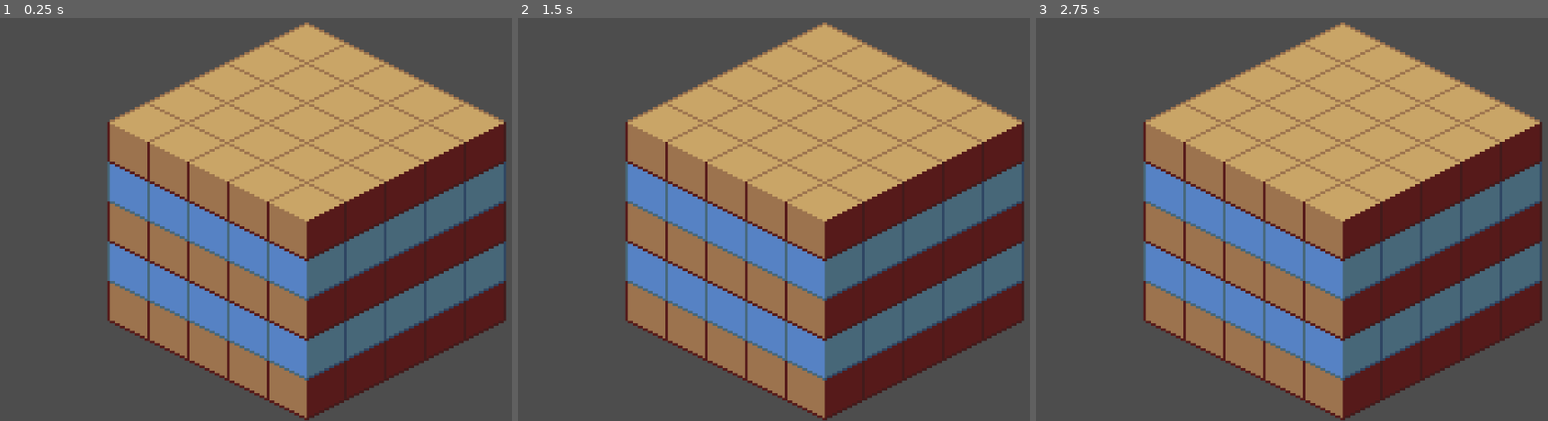
Above: before the commit, frames 1-3 (left to right).
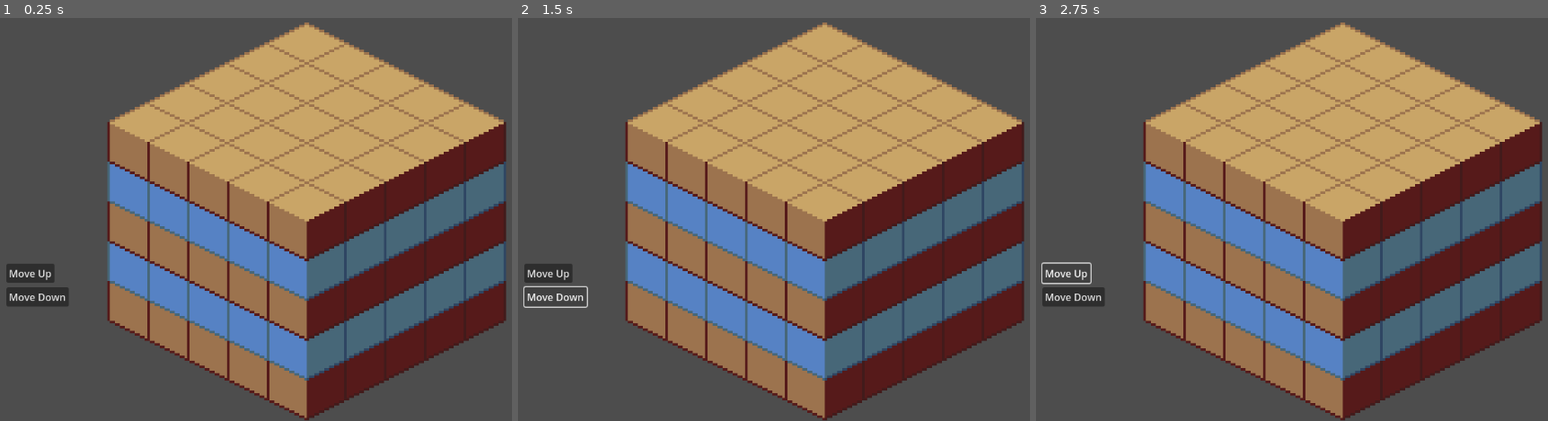
Above: after the commit, the same moments.

Repository: austin226/godot-isometric-demo
Game: Godot game, scene res://level.tscn
Same seed, same stepped clock (60 frames per second), same inputs: the game is played once before the commit and once after it.
Inputs (mouse positions are in pixels of both pictures, inside the frame that each line leads up to):
- Up to frame 1 (0.25 s): no input
- Up to frame 2 (1.5 s): click (548, 271) at 0.5 s, where only the run after the commit has a clickable "Move Up"; click (553, 296) at 1.25 s, where only the run after the commit has a clickable "Move Down"
- Up to frame 3 (2.75 s): click (1066, 271) at 2 s, where only the run after the commit has a clickable "Move Up"

The runs differ from the first frame. In frame 1, 0.9% of the frame differs, in the area x 1-14%, y 61-72%; in frame 2, 0.6%; in frame 3, 0.7%.

Commit message:
Rename ground to grid layer

Diff:
--- a/grid/ground.tscn
+++ b/grid/ground.tscn
@@ -1,13 +1,13 @@
 [gd_scene load_steps=5 format=3 uid="uid://canaeesa8apf4"]
 
-[ext_resource type="Script" path="res://grid/ground.gd" id="1_p1m32"]
+[ext_resource type="Script" path="res://grid/layer.gd" id="1_dfc1g"]
 [ext_resource type="Script" path="res://grid/tile.gd" id="2_alf6n"]
 [ext_resource type="PackedScene" uid="uid://ibf7k461ntik" path="res://grid/tile.tscn" id="3_x13mq"]
 [ext_resource type="Texture2D" uid="uid://fd3e3whx7vvv" path="res://sprite/floor1.png" id="4_tiqo7"]
 
 [node name="Ground" type="Node2D"]
 texture_filter = 1
-script = ExtResource("1_p1m32")
+script = ExtResource("1_dfc1g")
 width = 5
 height = 5
 
--- a/grid/ground.gd
+++ b/grid/layer.gd
@@ -1,5 +1,5 @@
 @tool
-class_name Ground extends Node2D
+class_name GridLayer extends Node2D
 
 @export_range(0, 20) var width: int = 1
 @export_range(0, 20) var height: int = 1
--- a/grid/tile.gd
+++ b/grid/tile.gd
@@ -13,7 +13,6 @@
 
 func _ready():
 	_update_position()
-	print(">%s ready" % self)
 
 func _init(init_latitude: int = 0, init_longitude: int = 0, init_elevation: int = 0) -> void:
 	_latitude = init_latitude
@@ -49,4 +48,3 @@
 	var pos_vector3 = coord.to_vector3()
 	position = Vector2(pos_vector3.x, pos_vector3.y)
 	z_index = pos_vector3.z
-	print("%s is at position %s"  % [self, position])
--- a/level.tscn
+++ b/level.tscn
@@ -9,21 +9,40 @@
 [node name="Camera2D" type="Camera2D" parent="."]
 position = Vector2(0, -259)
 
-[node name="Ground" parent="." instance=ExtResource("1_kagpb")]
+[node name="Grid" type="Node2D" parent="."]
+
+[node name="Ground" parent="Grid" instance=ExtResource("1_kagpb")]
 tile_prefab = ExtResource("2_btldw")
 
-[node name="Floor1" parent="." instance=ExtResource("1_kagpb")]
+[node name="Floor1" parent="Grid" instance=ExtResource("1_kagpb")]
 position = Vector2(0, -64)
 tile_prefab = ExtResource("3_1bogi")
 
-[node name="Floor2" parent="." instance=ExtResource("1_kagpb")]
+[node name="Floor2" parent="Grid" instance=ExtResource("1_kagpb")]
 position = Vector2(0, -128)
 tile_prefab = ExtResource("2_btldw")
 
-[node name="Floor3" parent="." instance=ExtResource("1_kagpb")]
+[node name="Floor3" parent="Grid" instance=ExtResource("1_kagpb")]
 position = Vector2(0, -192)
 tile_prefab = ExtResource("3_1bogi")
 
-[node name="Floor5" parent="." instance=ExtResource("1_kagpb")]
+[node name="Floor5" parent="Grid" instance=ExtResource("1_kagpb")]
 position = Vector2(0, -256)
 tile_prefab = ExtResource("2_btldw")
+
+[node name="HUD" type="CanvasLayer" parent="."]
+follow_viewport_enabled = true
+
+[node name="MoveUp" type="Button" parent="HUD"]
+offset_left = -482.0
+offset_top = -188.0
+offset_right = -474.0
+offset_bottom = -180.0
+text = "Move Up"
+
+[node name="MoveDown" type="Button" parent="HUD"]
+offset_left = -482.0
+offset_top = -150.0
+offset_right = -382.0
+offset_bottom = -119.0
+text = "Move Down"
